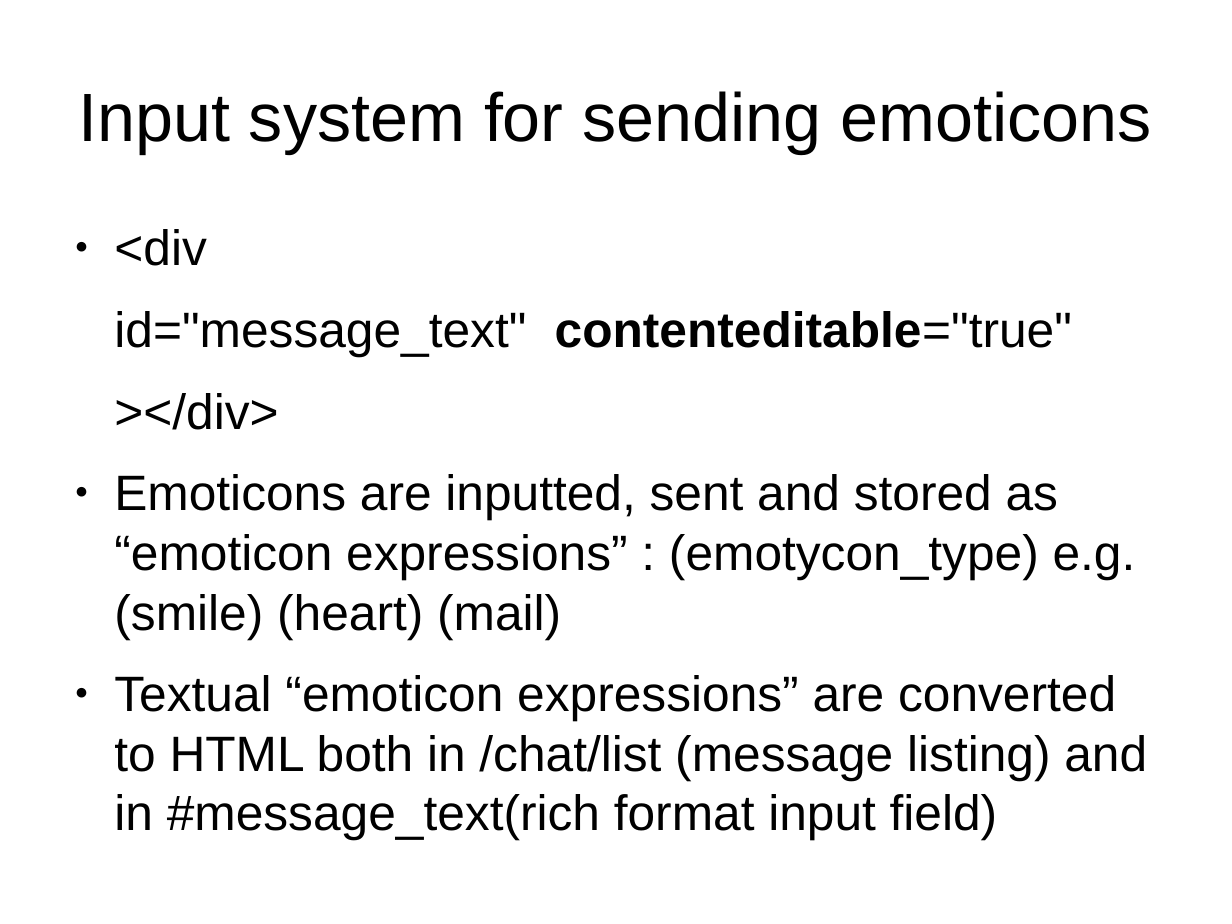
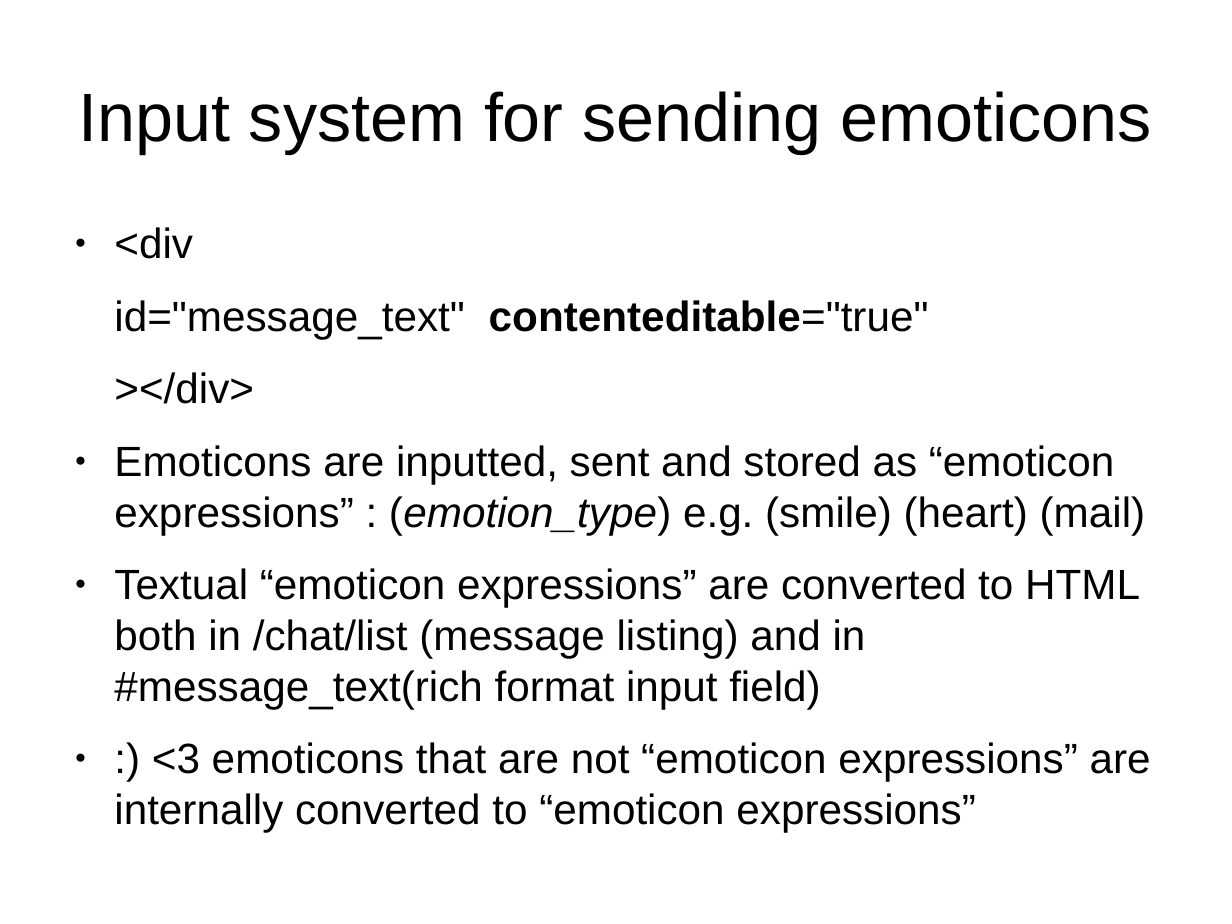
Before and after one commit to arkenidar/slim-chat, a slide deck: slide 5 of documentation/slim-chat_presentation.odp (slide 3 before the commit). Drawn at 1232x924 pixels with LibreOffice and Linux fonts; fonts in the diff are those of the drawing. Boxes give left, top, right and bottom in pixels: in the first picture for what was removed or moved away, otherwise in the second. Text is boxed around its words. In the diff, an @@ line names an element or a change of style, - is before the commit and + after.

```diff
--- a/documentation/slim-chat_presentation.odp
+++ b/documentation/slim-chat_presentation.odp
@@ text at <box>114,227,1140,709</box>: size 32 to 27.2 pt in "<div", "id="message_text" contenteditable="true"", "></div>", "Textual “emoticon expressions” are converted to HTML ..." @@
@@ text at <box>114,445,1146,535</box>: text changed; size 32 to 27.2 pt @@
-● Emoticons are inputted, sent and stored as “emoticon expressions” : (emotycon_type) e.g. (smile) (heart) (mail)
+● Emoticons are inputted, sent and stored as “emoticon expressions” : (emotion_type) e.g. (smile) (heart) (mail)
@@ text at <box>114,742,1151,832</box>: paragraph added @@
+● :) <3 emoticons that are not “emoticon expressions” are internally converted to “emoticon expressions”
```
Also in this commit, not shown: 1 other slide changed, 3 slides added, 1 slide removed.
